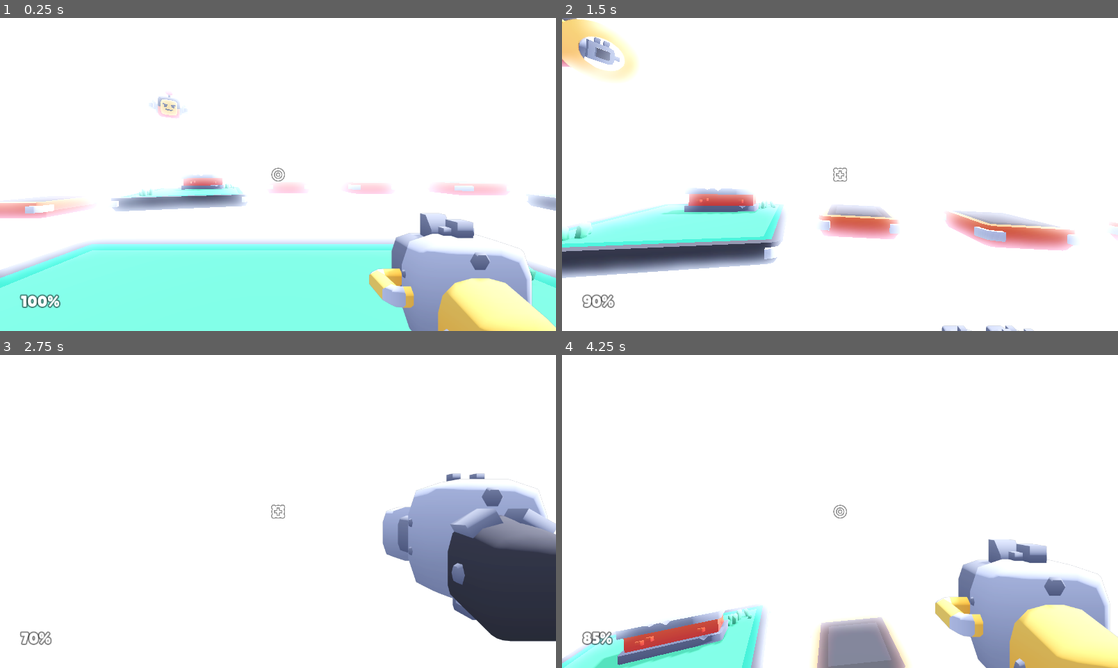
Above: before the commit, frames 1-4 (two rows, left to right).
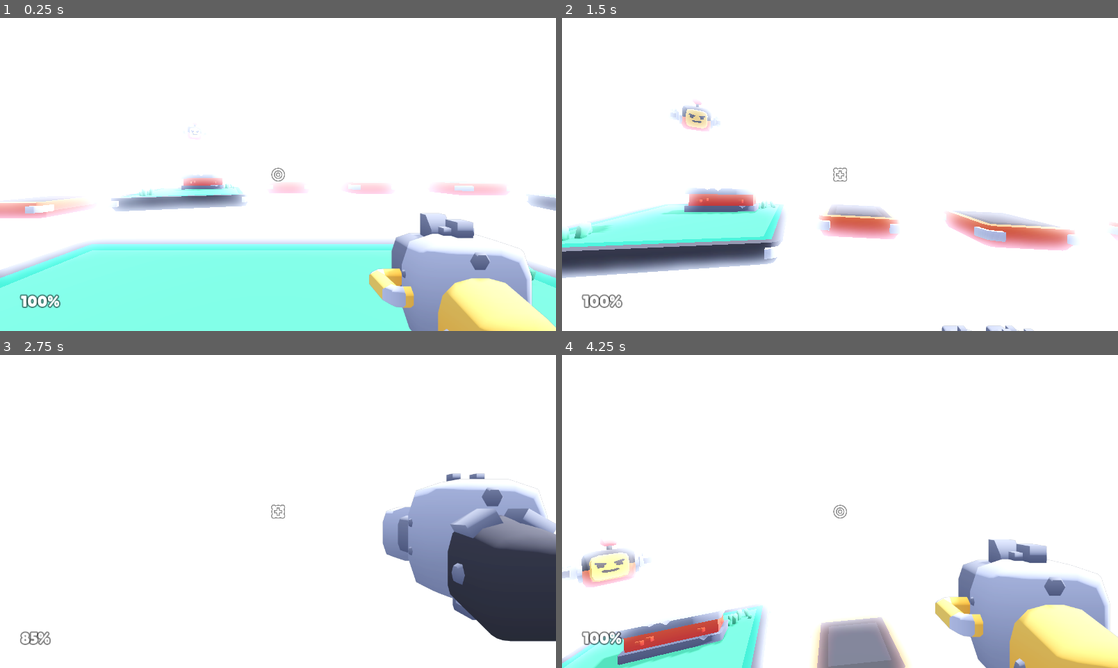
Above: after the commit, the same moments.

Repository: AndrewHamel111/SISGameJam2024
Game: Godot game, scene res://scenes/main.tscn
The game is run twice, just before and just after one commit, with the same random seed, the same clock (stepped at 60 frames per second) and the same inputs.
Inputs (mouse positions are in pixels of both pictures, inside the frame that each line leads up to):
- Up to frame 1 (0.25 s): no input
- Up to frame 2 (1.5 s): move the mouse to (867, 174) at 0.52 s; hold W (move_forward) from 0.53 s (still down); click (867, 174) at 0.6 s; tap Space (jump) at 0.77 s; move the mouse to (812, 174) at 1.27 s; tap E (weapon_toggle) at 1.35 s
- Up to frame 3 (2.75 s): keep holding W (move_forward); tap Space (jump) at 1.52 s; move the mouse to (289, 505) at 2.02 s; click (289, 505) at 2.1 s
- Up to frame 4 (4.25 s): keep holding W (move_forward); move the mouse to (834, 517) at 2.77 s; tap E (weapon_toggle) at 2.85 s; tap Space (jump) at 3.02, 3.77 s; move the mouse to (878, 514) at 3.52 s; click (878, 514) at 3.6 s

The runs differ from the first frame. In frame 1, 0.3% of the frame differs, in the area x 24-36%, y 24-57%; in frame 2, 2.4%, in the area x 0-29%, y 0-93%; in frame 3, 0.1%; in frame 4, 1.3%.

Commit message:
Replaced enemies with Spawners
Also added a tag to the player so the enemy_spawner can find the player

Diff:
--- a/scenes/main.tscn
+++ b/scenes/main.tscn
@@ -6,9 +6,9 @@
 [ext_resource type="FontFile" uid="uid://biqtga8moh7ah" path="res://fonts/lilita_one_regular.ttf" id="3_w27de"]
 [ext_resource type="PackedScene" uid="uid://dpm3l05d7fu35" path="res://objects/platform.tscn" id="5_3s40e"]
 [ext_resource type="PackedScene" uid="uid://r7rt7pth4u7o" path="res://objects/wall_low.tscn" id="5_6vel1"]
+[ext_resource type="PackedScene" uid="uid://bqq35ewryi8q2" path="res://objects/enemy_spawner.tscn" id="5_errr2"]
 [ext_resource type="PackedScene" uid="uid://c71evdjblk5wp" path="res://objects/wall_high.tscn" id="7_cabne"]
 [ext_resource type="PackedScene" uid="uid://bvx5cvigosg0s" path="res://objects/platform_large_grass.tscn" id="7_wggef"]
-[ext_resource type="PackedScene" uid="uid://d2g78tpqbyf5g" path="res://objects/enemy.tscn" id="8_7ty2f"]
 
 [sub_resource type="LabelSettings" id="LabelSettings_fpmwk"]
 font = ExtResource("3_w27de")
@@ -21,7 +21,7 @@
 [node name="WorldEnvironment" type="WorldEnvironment" parent="."]
 environment = ExtResource("1_q8fpv")
 
-[node name="Player" parent="." node_paths=PackedStringArray("crosshair") instance=ExtResource("2_elriq")]
+[node name="Player" parent="." node_paths=PackedStringArray("crosshair") groups=["Player"] instance=ExtResource("2_elriq")]
 mouse_sensitivity = 0.3
 crosshair = NodePath("../HUD/Crosshair")
 
@@ -59,23 +59,27 @@
 label_settings = SubResource("LabelSettings_fpmwk")
 vertical_alignment = 2
 
-[node name="Enemies" type="Node" parent="."]
+[node name="Enemy Spawners" type="Node" parent="."]
 
-[node name="enemy-flying" parent="Enemies" node_paths=PackedStringArray("player") instance=ExtResource("8_7ty2f")]
-transform = Transform3D(1, 0, 0, 0, 1, 0, 0, 0, 1, -3.5, 2.5, -6)
-player = NodePath("../../Player")
+[node name="EnemySpawner" parent="Enemy Spawners" instance=ExtResource("5_errr2")]
+transform = Transform3D(1, 0, 0, 0, 1, 0, 0, 0, 1, -4.00131, 2.35966, -8.97906)
+spawns_per_minute = 3.0
+immediate_spawn = true
 
-[node name="enemy-flying2" parent="Enemies" node_paths=PackedStringArray("player") instance=ExtResource("8_7ty2f")]
-transform = Transform3D(-4.37114e-08, 0, 1, 0, 1, 0, -1, 0, -4.37114e-08, -9.5, 2.5, 1.5)
-player = NodePath("../../Player")
+[node name="EnemySpawner2" parent="Enemy Spawners" instance=ExtResource("5_errr2")]
+transform = Transform3D(1, 0, 0, 0, 1, 0, 0, 0, 1, -9.83629, 2.35966, 3.39902)
+spawns_per_minute = 3.0
+immediate_spawn = true
 
-[node name="enemy-flying3" parent="Enemies" node_paths=PackedStringArray("player") instance=ExtResource("8_7ty2f")]
-transform = Transform3D(-0.707107, 0, -0.707107, 0, 1, 0, 0.707107, 0, -0.707107, 5.5, 0.5, 9)
-player = NodePath("../../Player")
+[node name="EnemySpawner3" parent="Enemy Spawners" instance=ExtResource("5_errr2")]
+transform = Transform3D(1, 0, 0, 0, 1, 0, 0, 0, 1, 1.97529, 2.35966, 9.43227)
+spawns_per_minute = 3.0
+immediate_spawn = true
 
-[node name="enemy-flying4" parent="Enemies" node_paths=PackedStringArray("player") instance=ExtResource("8_7ty2f")]
-transform = Transform3D(0.707107, 0, -0.707107, 0, 1, 0, 0.707107, 0, 0.707107, 15.5, 4, -7.5)
-player = NodePath("../../Player")
+[node name="EnemySpawner4" parent="Enemy Spawners" instance=ExtResource("5_errr2")]
+transform = Transform3D(1, 0, 0, 0, 1, 0, 0, 0, 1, 12.4273, 2.35966, -3.99384)
+spawns_per_minute = 3.0
+immediate_spawn = true
 
 [node name="Level" type="Node" parent="."]
 
